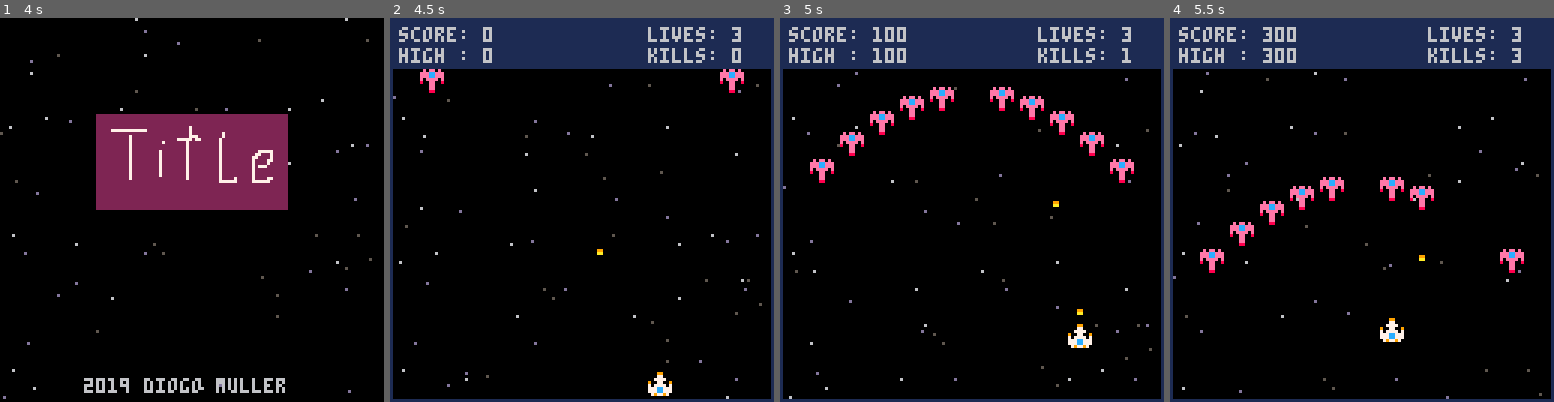
Above: before the commit, frames 1-4 (left to right).
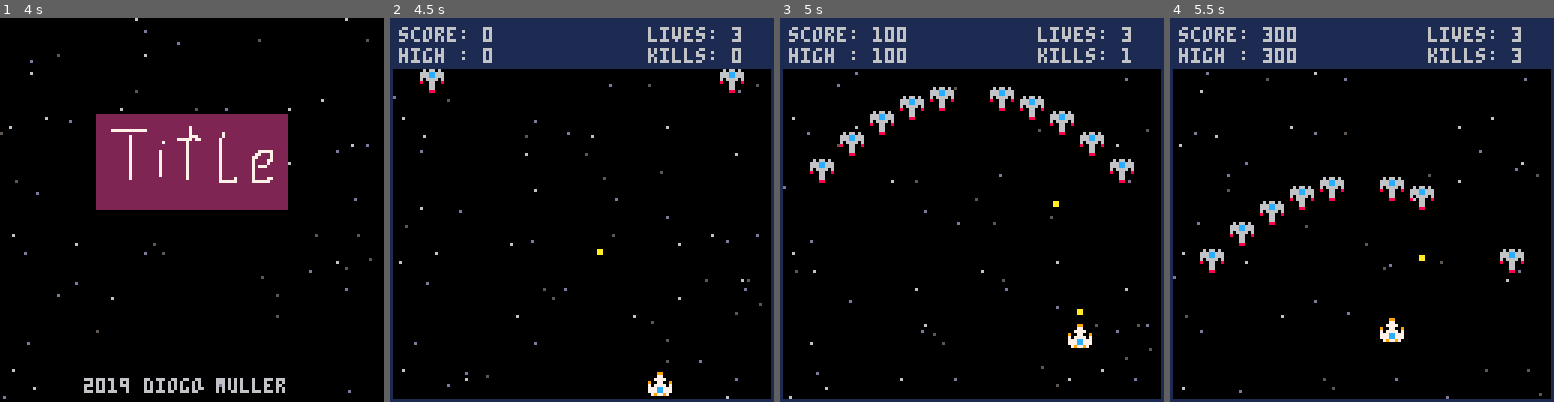
Above: after the commit, the same moments.

Repository: DioMuller/pico-8
Game: PICO-8 cartridge spaceship.p8
Two runs of this game, one before a commit and one after it. Both use one fixed random seed, a clock stepped at 60 frames per second and the inputs below.
Inputs:
- Up to frame 1 (4 s): tap X (X key) at 0.33, 1.07, 1.85, 2.97 s; tap O (Z key) at 0.7, 1.7, 2.1, 2.5, 2.9, 3.3, 3.7 s; hold Right 1.6-2.1 s; hold Up 2.15-2.42 s; hold Right 2.47-3.03 s; hold Left 3.08-3.58 s; hold Down 3.63-3.97 s
- Up to frame 2 (4.5 s): hold Right from 4.02 s (still down); tap X (X key) at 4.08 s; tap O (Z key) at 4.1 s
- Up to frame 3 (5 s): tap O (Z key) at 4.5, 4.9 s; release Right at 4.68 s; hold Up from 4.73 s (still down)
- Up to frame 4 (5.5 s): release Up at 5.03 s; hold Left from 5.08 s (still down); tap X (X key) at 5.2 s; tap O (Z key) at 5.3 s

Frame 1 is identical in both runs. In frame 2, 0.4% of the frame differs, in the area x 7-93%, y 13-61%; in frame 3, 1.7%, in the area x 7-93%, y 17-77%; in frame 4, 1.4%.

Commit message:
Created Boss enemy.

Diff:
--- a/spaceship.p8
+++ b/spaceship.p8
@@ -55,14 +55,22 @@
 {
 	{enemy_type=1,count=11,creation_pos=function(count) return count*10, (6-count)*(6-count) - 30 end},
 	{enemy_type=2,count=11,creation_pos=function(count) return count*10, -(6-count)*(6-count) - 30 end},
-	{enemy_type=3,count=5,creation_pos=function(count) return count*10, -30 end}
+	{enemy_type=1,count=11,creation_pos=function(count) return count*10, (6-count)*(6-count) - 30 end},
+	{enemy_type=2,count=11,creation_pos=function(count) return count*10, -(6-count)*(6-count) - 30 end},
+	{enemy_type=1,count=11,creation_pos=function(count) return count*10, (6-count)*(6-count) - 30 end},
+	{enemy_type=2,count=11,creation_pos=function(count) return count*10, -(6-count)*(6-count) - 30 end},
+	{enemy_type=1,count=11,creation_pos=function(count) return count*10, (6-count)*(6-count) - 30 end},
+	{enemy_type=2,count=11,creation_pos=function(count) return count*10, -(6-count)*(6-count) - 30 end},
+	{enemy_type=3,count=5,creation_pos=function(count) return count*10, -30 end},
+	{enemy_type=4,count=1,creation_pos=function(count) return 4, -30 end}
 }
 
 local enemy_types =
 {
-	{id=1,sprite=16,speed=2,behavior=1,score=100,min_delay=32,delay_range=64},
-	{id=2,sprite=17,speed=2,behavior=2,score=200,min_delay=32,delay_range=64},
-	{id=3,sprite=18,speed=1,behavior=3,score=300,min_delay=64,delay_range=0}
+	{id=1,sprite=16,speed=2,behavior=1,score=100,min_delay=32,delay_range=64,hp=1}, -- rusher
+	{id=2,sprite=17,speed=2,behavior=2,score=200,min_delay=32,delay_range=64,hp=1}, -- sniper
+	{id=3,sprite=18,speed=1,behavior=3,score=300,min_delay=64,delay_range=0,hp=1},   -- dancer
+	{id=4,sprite=19,speed=2,behavior=4,score=1000,min_delay=16,delay_range=0,hp=5} -- boss: dancer leader
 }
 
 local enemy_behaviors =
@@ -100,6 +108,30 @@
 
 		enemy.y += enemy.speed
 		enemy.x += enemy.aux * enemy.speed
+	end,
+	[4]=function(enemy) -- marching left and right
+		if enemy.aux==0 then
+			if enemy.y < 30 then
+				enemy.y += enemy.speed
+			else
+				enemy.aux = 1
+			end
+		else
+			if (enemy.x < 4 or enemy.x > 116 ) enemy.aux *= -1
+
+			if enemy.delay > 0 then
+				enemy.delay -= 1
+			else
+				local enemy_data = enemy_types[enemy.type]
+				enemy.delay=rnd(enemy_data.delay_range)+enemy_data.min_delay
+
+				if enemy.y > 0 then
+					create_enemy_bullet(enemy)
+				end
+			end
+
+			enemy.x += enemy.aux * enemy.speed
+		end
 	end
 }
 
@@ -246,11 +278,16 @@
 		-- update bullet collision
 		for bullet in all(bullets) do
 			if intersect(enemy.x,enemy.y,8,8,bullet.x,bullet.y,8,8) then
-				add_score(enemy.score)
-				kills += 1
-				del(enemies,enemy)
+
+				enemy.hp -= 1
 				del(bullets,bullet)
 				sfx(1)
+
+				if enemy.hp <= 0 then
+					add_score(enemy.score)
+					kills += 1
+					del(enemies,enemy)
+				end
 			end
 		end
 
@@ -420,7 +457,7 @@
 
 function create_enemy(x,y,id)
 	local enemy = enemy_types[id]
-	add(enemies,{x=x,y=y,type=id,speed=enemy.speed,behavior=enemy.behavior,sprite=enemy.sprite,score=enemy.score,delay=rnd(enemy.delay_range)+enemy.min_delay,aux=0})
+	add(enemies,{x=x,y=y,type=id,speed=enemy.speed,behavior=enemy.behavior,sprite=enemy.sprite,score=enemy.score,delay=rnd(enemy.delay_range)+enemy.min_delay,hp=enemy.hp,aux=0})
 end
 
 function create_stars(count)
@@ -506,19 +543,19 @@
 00000000000990000000000000000000000000000000000000000000000000000000000000000000000000000000000000000000000000000000000000000000
 00000000000770000000000000000000000000000000000000000000000000000000000000000000000000000000000000000000000000000000000000000000
 00700700007777000000000000000000000000000000000000000000000000000000000000000000000000000000000000000000000000000000000000000000
-00077000900770090009900000099000000000000000000000000000000000000000000000000000000000000000000000000000000000000000000000000000
+0007700090077009000aa00000088000000000000000000000000000000000000000000000000000000000000000000000000000000000000000000000000000
 0007700070777707000aa00000088000000000000000000000000000000000000000000000000000000000000000000000000000000000000000000000000000
 00700700777cc7770000000000000000000000000000000000000000000000000000000000000000000000000000000000000000000000000000000000000000
 00000000777cc7770000000000000000000000000000000000000000000000000000000000000000000000000000000000000000000000000000000000000000
 00000000079779700000000000000000000000000000000000000000000000000000000000000000000000000000000000000000000000000000000000000000
-0e0ee0e0055555504440044400000000000000000000000000000000000000000000000000000000000000000000000000000000000000000000000000000000
-eeecceee005005004444444400000000000000000000000000000000000000000000000000000000000000000000000000000000000000000000000000000000
-eeecceee50555505444cc44400000000000000000000000000000000000000000000000000000000000000000000000000000000000000000000000000000000
-e0eeee0e555cc555044cc44000000000000000000000000000000000000000000000000000000000000000000000000000000000000000000000000000000000
-800ee008505cc5054444444400000000000000000000000000000000000000000000000000000000000000000000000000000000000000000000000000000000
-000ee00050555505404cc40400000000000000000000000000000000000000000000000000000000000000000000000000000000000000000000000000000000
-000ee00080055008804cc40800000000000000000000000000000000000000000000000000000000000000000000000000000000000000000000000000000000
-00088000000880000004400000000000000000000000000000000000000000000000000000000000000000000000000000000000000000000000000000000000
+060660600555555044400444e00ee00e000000000000000000000000000000000000000000000000000000000000000000000000000000000000000000000000
+666cc6660050050044444444eeecceee000000000000000000000000000000000000000000000000000000000000000000000000000000000000000000000000
+666cc66650555505444cc44400ecce00000000000000000000000000000000000000000000000000000000000000000000000000000000000000000000000000
+60666606555cc555044cc440ee0ee0ee000000000000000000000000000000000000000000000000000000000000000000000000000000000000000000000000
+80066008505cc50544444444e00ee00e000000000000000000000000000000000000000000000000000000000000000000000000000000000000000000000000
+0006600050555505404cc40400eeee00000000000000000000000000000000000000000000000000000000000000000000000000000000000000000000000000
+0006600080055008804cc408000ee000000000000000000000000000000000000000000000000000000000000000000000000000000000000000000000000000
+00088000000880000004400000088000000000000000000000000000000000000000000000000000000000000000000000000000000000000000000000000000
 00000000000000000000000000000000000000000000000000000000000000000000000000000000000000000000000000000000000000000000000000000000
 00000000000000000000000000000000000000000000000000000000000000000000000000000000000000000000000000000000000000000000000000000000
 00000000000000000000000000000000000000000000000000000000000000000000000000000000000000000000000000000000000000000000000000000000
